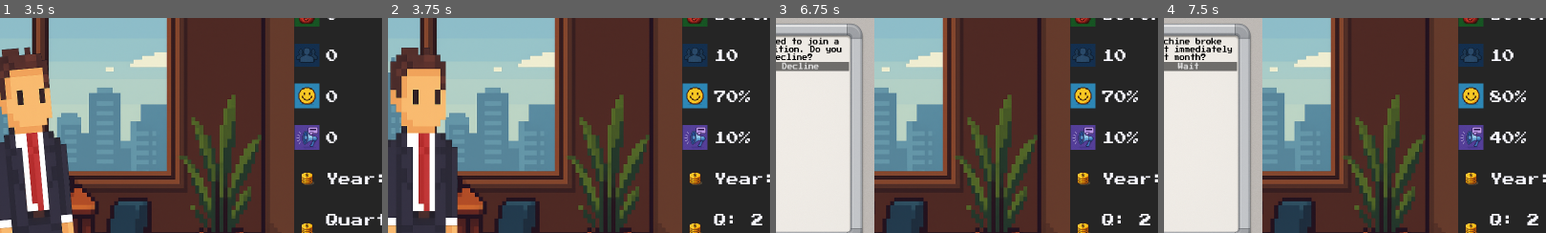
Above: before the commit, frames 1-4 (left to right).
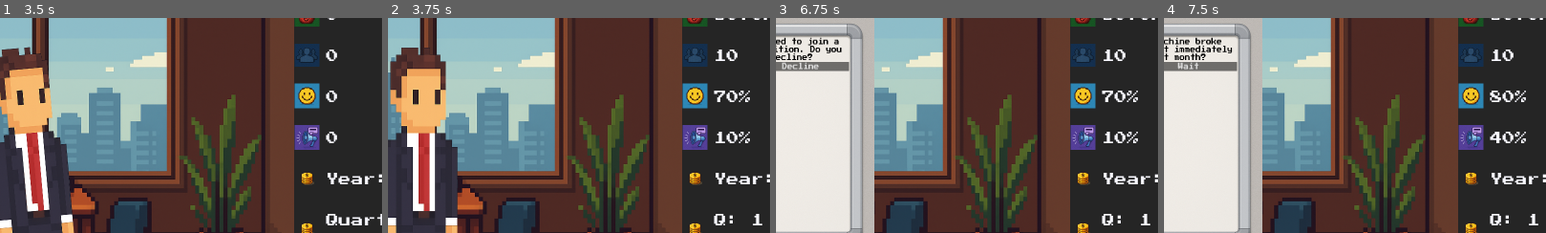
Above: after the commit, the same moments.

Repository: IU-Internationale-Hochschule-Augsburg/You-re-the-Boss-Now
Game: Godot game, scene res://main.tscn
Same seed, same stepped clock (60 frames per second), same inputs: the game is played once before the commit and once after it.
Inputs:
- Up to frame 1 (3.5 s): tap Enter at 0.5 s
- Up to frame 2 (3.75 s): no input
- Up to frame 3 (6.75 s): no input
- Up to frame 4 (7.5 s): click "Participate" at 7.25 s
The pictures show only the part of the screen within x 46-96%, y 23-73%; the shares and areas given below are measured in that part.

Frame 1 is identical in both runs. In frame 2, 0.1% of the frame differs, in the area x 95-98%, y 91-97%; in frame 3, 0.1%; in frame 4, 0.1%.

Commit message:
resolved merge issues

Diff:
--- a/Scripts/CompanyState.gd
+++ b/Scripts/CompanyState.gd
@@ -7,7 +7,7 @@
 @export var public_relations = .1
 @export var employee_count = 10
 @export var employee_satisfaction = .7
-var quarter = 1
+var quarter = 0
 var year = 1
 
 func apply_effects(effects: Dictionary) -> void:
--- a/Scripts/World.gd
+++ b/Scripts/World.gd
@@ -2,7 +2,6 @@
 var tasks_left = 0
 
 func _on_ceo_arrived_at_desk() -> void:
-	_update_time_display()
 	$HUD.update_company_state()
 	$HUD.visible = true
 	_next_quarter_1()
